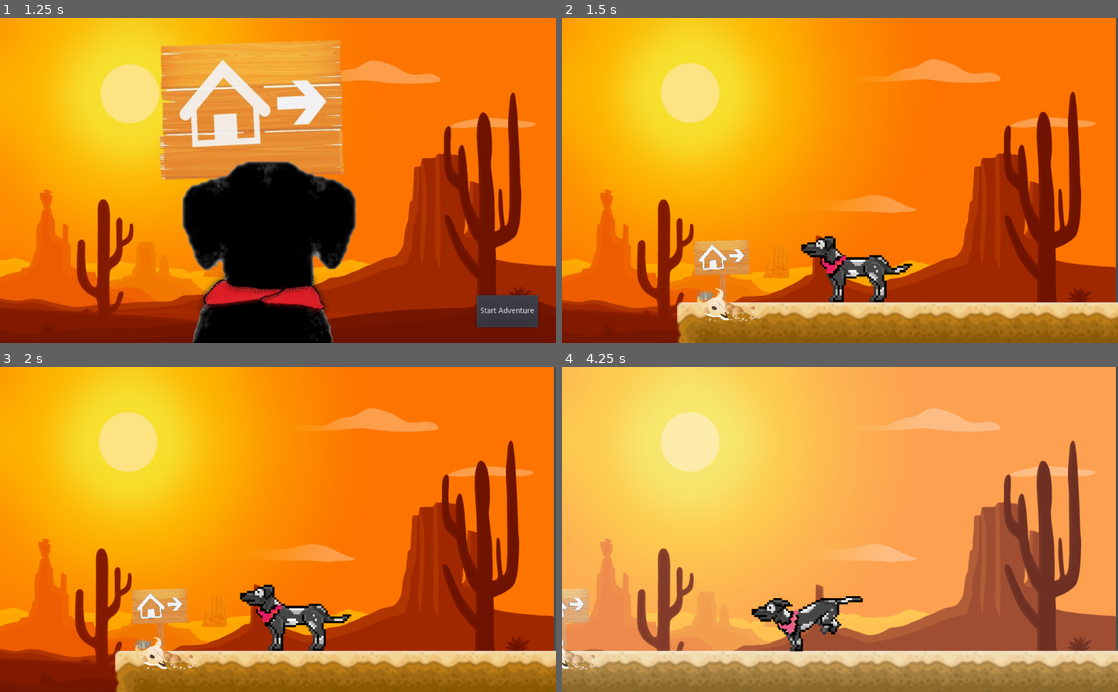
Above: before the commit, frames 1-4 (two rows, left to right).
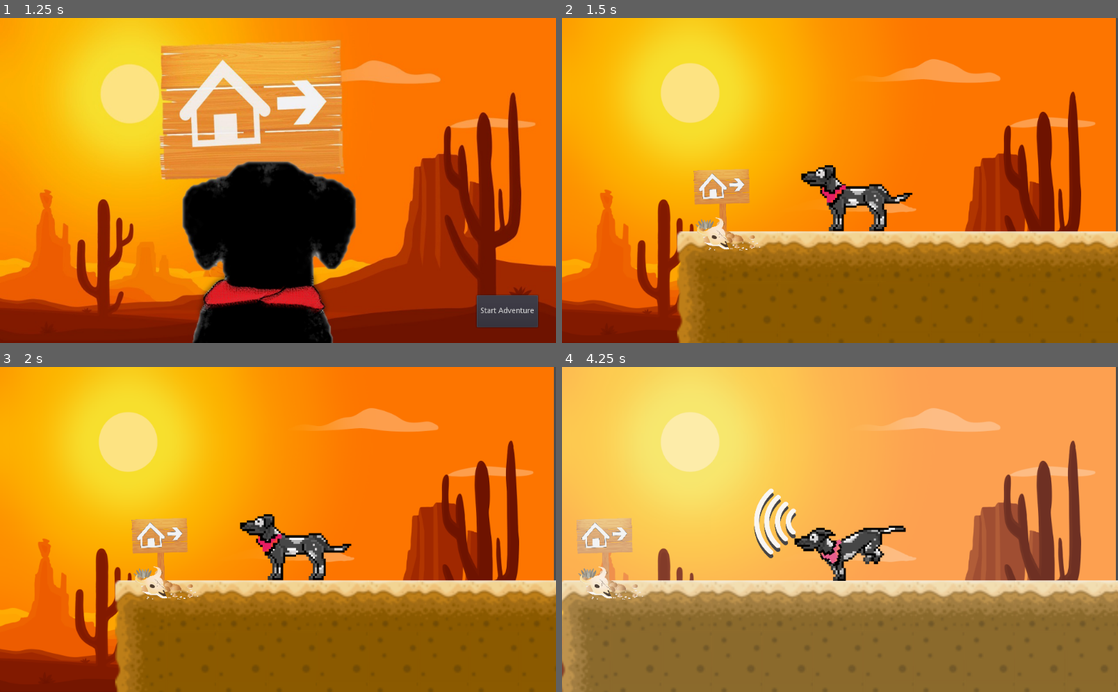
Above: after the commit, the same moments.

Repository: pabtorres/take-me-hoom
Game: Godot game, scene res://scenes/Menu.tscn
Two runs of this game, one before a commit and one after it. Both use one fixed random seed, a clock stepped at 60 frames per second and the inputs below.
Inputs:
- Up to frame 1 (1.25 s): click "New Game" at 0.5 s
- Up to frame 2 (1.5 s): click "Start Adventure" at 1.25 s
- Up to frame 3 (2 s): no input
- Up to frame 4 (4.25 s): hold B (attack1) 2.03-2.78 s; hold Right (right1) 2.03-3.53 s; tap Space (jump1) at 2.27, 3.02 s; tap S (awake) at 2.85 s; hold Left (left1) from 3.53 s (still down); tap P (dark_place) at 3.6 s

Frame 1 is identical in both runs. In frame 2, 26% of the frame differs, in the area x 20-100%, y 45-100%; in frame 3, 26%; in frame 4, 32%, in the area x 0-100%, y 37-100%.

Commit message:
modified attack animations

Diff:
--- a/scenes/Player1.tscn
+++ b/scenes/Player1.tscn
@@ -12,15 +12,15 @@
 extents = Vector2( 9.66748, 5.21369 )
 
 [sub_resource type="Animation" id=3]
-length = 1.8
-tracks/0/type = "value"
-tracks/0/path = NodePath("Sprite:frame")
-tracks/0/interp = 1
-tracks/0/loop_wrap = true
-tracks/0/imported = false
-tracks/0/enabled = true
-tracks/0/keys = {
-"times": PoolRealArray( 0.00192947, 0.2, 0.4, 0.8, 1.2, 1.5 ),
+length = 0.7
+tracks/0/type = "value"
+tracks/0/path = NodePath("Sprite:frame")
+tracks/0/interp = 1
+tracks/0/loop_wrap = true
+tracks/0/imported = false
+tracks/0/enabled = true
+tracks/0/keys = {
+"times": PoolRealArray( 0.00192947, 0.1, 0.2, 0.4, 0.5, 0.6 ),
 "transitions": PoolRealArray( 1, 1, 1, 1, 1, 1 ),
 "update": 1,
 "values": [ 0, 66, 70, 71, 66, 1 ]
@@ -32,7 +32,7 @@
 tracks/1/imported = false
 tracks/1/enabled = true
 tracks/1/keys = {
-"times": PoolRealArray( 0.8, 1.5 ),
+"times": PoolRealArray( 0.2, 0.7 ),
 "transitions": PoolRealArray( 1, 1 ),
 "values": [ {
 "args": [ true ],
@@ -75,18 +75,18 @@
 }
 
 [sub_resource type="Animation" id=6]
-length = 0.3
-tracks/0/type = "value"
-tracks/0/path = NodePath("Sprite:frame")
-tracks/0/interp = 1
-tracks/0/loop_wrap = true
-tracks/0/imported = false
-tracks/0/enabled = true
-tracks/0/keys = {
-"times": PoolRealArray( 0 ),
-"transitions": PoolRealArray( 1 ),
-"update": 1,
-"values": [ 65 ]
+length = 0.4
+tracks/0/type = "value"
+tracks/0/path = NodePath("Sprite:frame")
+tracks/0/interp = 1
+tracks/0/loop_wrap = true
+tracks/0/imported = false
+tracks/0/enabled = true
+tracks/0/keys = {
+"times": PoolRealArray( 0, 0.1, 0.3 ),
+"transitions": PoolRealArray( 1, 1, 1 ),
+"update": 1,
+"values": [ 71, 70, 71 ]
 }
 tracks/1/type = "method"
 tracks/1/path = NodePath(".")
@@ -95,7 +95,7 @@
 tracks/1/imported = false
 tracks/1/enabled = true
 tracks/1/keys = {
-"times": PoolRealArray( 0, 0.2 ),
+"times": PoolRealArray( 0.1, 0.3 ),
 "transitions": PoolRealArray( 1, 1 ),
 "values": [ {
 "args": [ true ],
@@ -168,13 +168,7 @@
 disabled = true
 
 [node name="Camera2D" type="Camera2D" parent="."]
-offset = Vector2( 0, -130 )
 current = true
-drag_margin_v_enabled = true
-smoothing_enabled = true
-smoothing_speed = 3.0
-drag_margin_top = 0.75
-drag_margin_bottom = 0.0
 
 [node name="CanvasLayer" parent="Camera2D" instance=ExtResource( 4 )]
 
@@ -192,6 +186,7 @@
 texture = ExtResource( 2 )
 vframes = 12
 hframes = 13
+frame = 70
 
 [node name="Area2D" type="Area2D" parent="."]
 
